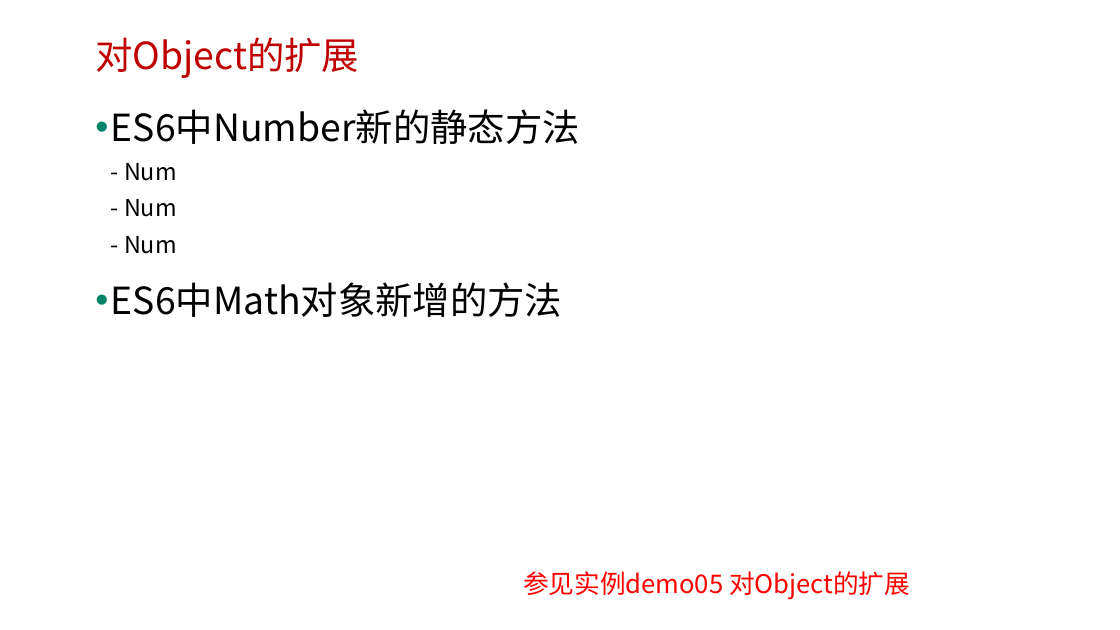
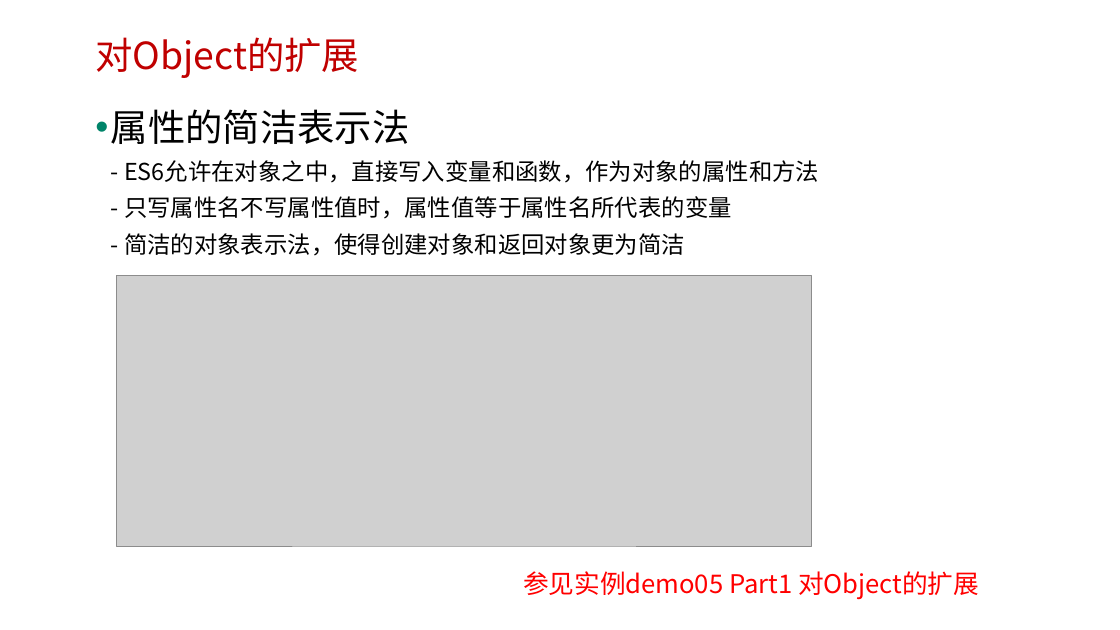
Before and after one commit to edu2act/course-javascript-advanced, a slide deck: slide 10 of 课程PPT/14.ECMAScript 6 二.pptx. Drawn at 1120x630 pixels with LibreOffice and Linux fonts; fonts in the diff are those of the drawing; grey boxes stand for pictures; background and template pictures are left out. Boxes give left, top, right and bottom in pixels: in the first picture for what was removed or moved away, otherwise in the second. Text is boxed around its words. In the diff, an @@ line names an element or a change of style, - is before the commit and + after.

```diff
--- a/课程PPT/14.ECMAScript 6 二.pptx
+++ b/课程PPT/14.ECMAScript 6 二.pptx
@@ text at bbox=[111, 109, 819, 256]: text changed; size 32 to 20 pt @@
-• ES6中Number新的静态方法
-  - Num
-  - Num
-  - Num
-• ES6中Math对象新增的方法
+• 属性的简洁表示法
+  - ES6允许在对象之中，直接写入变量和函数，作为对象的属性和方法
+  - 只写属性名不写属性值时，属性值等于属性名所代表的变量
+  - 简洁的对象表示法，使得创建对象和返回对象更为简洁
@@ picture added at bbox=[117, 276, 812, 546] @@
@@ text at bbox=[523, 571, 979, 600]: text changed @@
-参见实例demo05 对Object的扩展
+参见实例demo05 Part1 对Object的扩展
```
Also in this commit, not shown: 13 other slides changed, 1 slide added, 8 other files.
